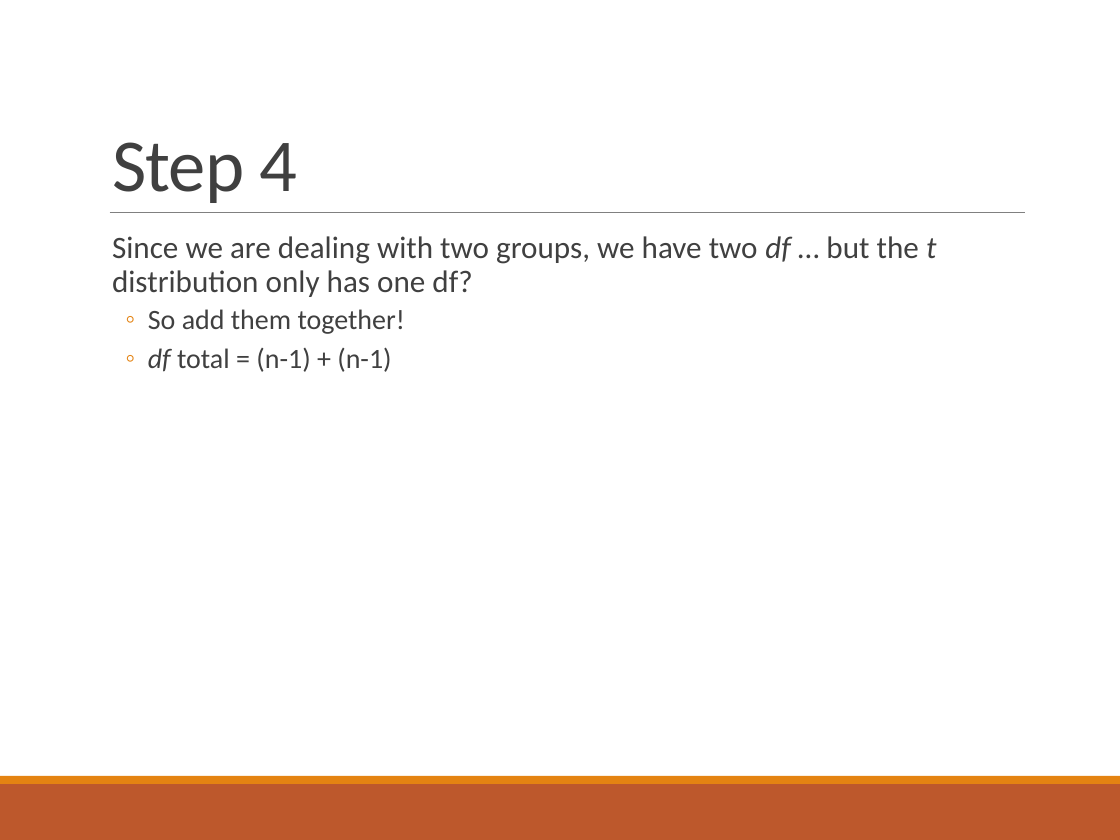
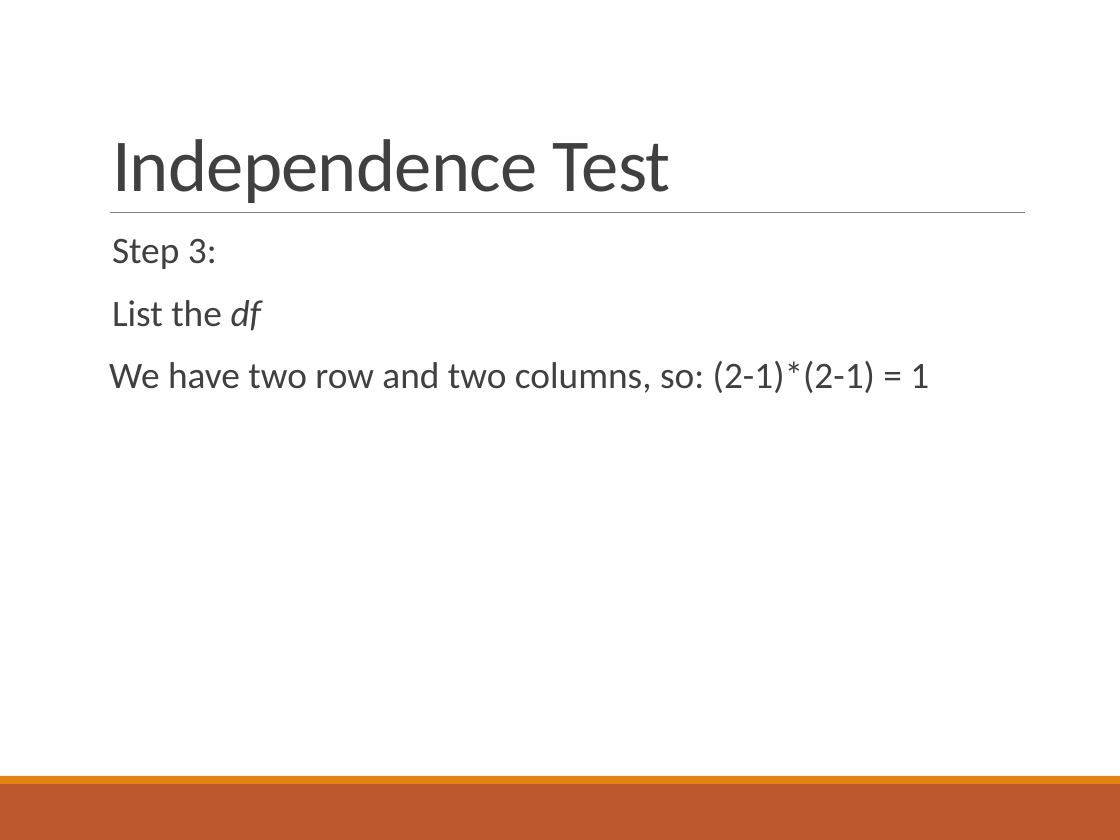
Before and after one commit to doomlab/statsofdoom-files, a slide deck: slide 39 of basics/jasp/notes/Chapter 17 Lecture.pptx (slide 24 before the commit). Drawn at 1120x840 pixels with LibreOffice and Linux fonts; fonts in the diff are those of the drawing. Boxes give left, top, right and bottom in pixels: in the first picture for what was removed or moved away, otherwise in the second. Text is boxed around its words. In the diff, an @@ line names an element or a change of style, - is before the commit and + after.

```diff
--- a/basics/jasp/notes/Chapter 17 Lecture.pptx
+++ b/basics/jasp/notes/Chapter 17 Lecture.pptx
@@ title at bbox=[112, 139, 671, 203]: text changed @@
-Step 4
+Independence Test
@@ text at bbox=[109, 239, 929, 393]: text changed; size 20 to 24 pt @@
-  Since we are dealing with two groups, we have two df … but the t distribution only has one df?
-  ◦ So add them together!
-  ◦ df total = (n-1) + (n-1)
+  Step 3:
+  List the df
+We have two row and two columns, so: (2-1)*(2-1) = 1
```
Also in this commit, not shown: 3 other slides changed, 38 slides added, 28 slides removed.
